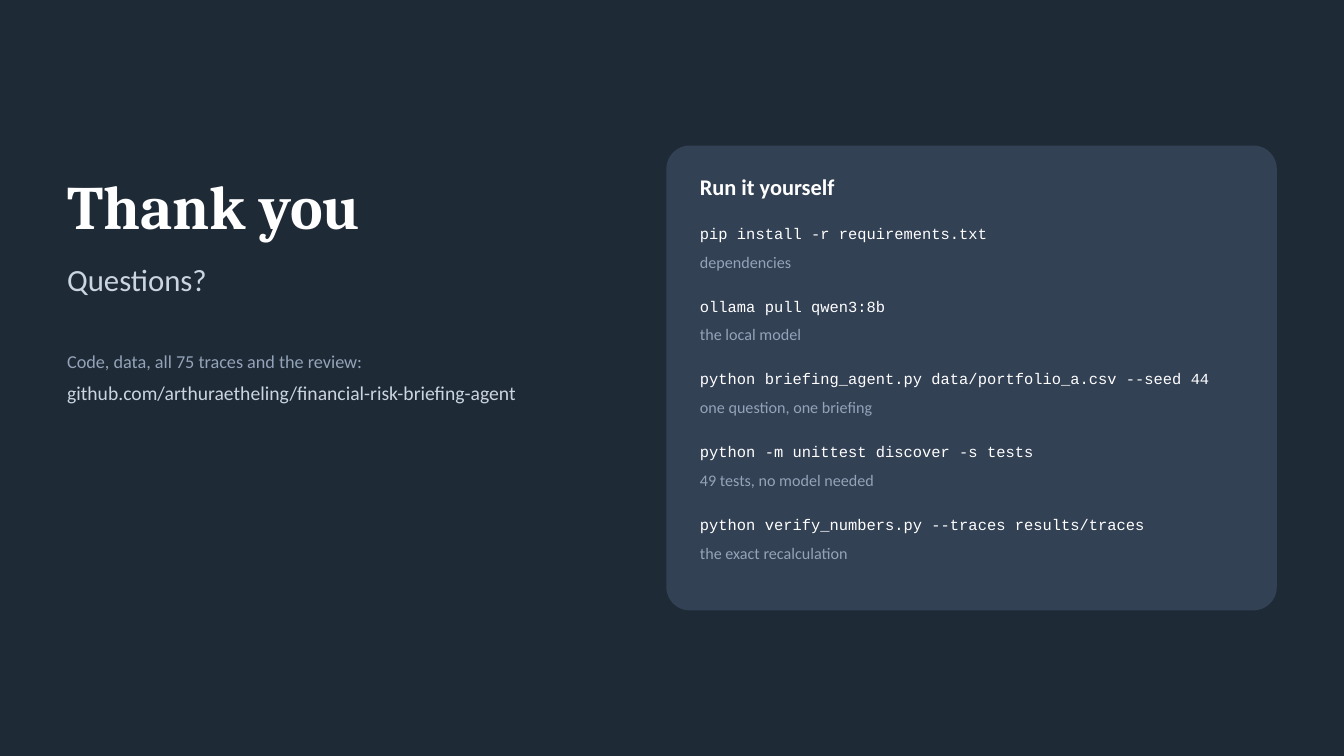
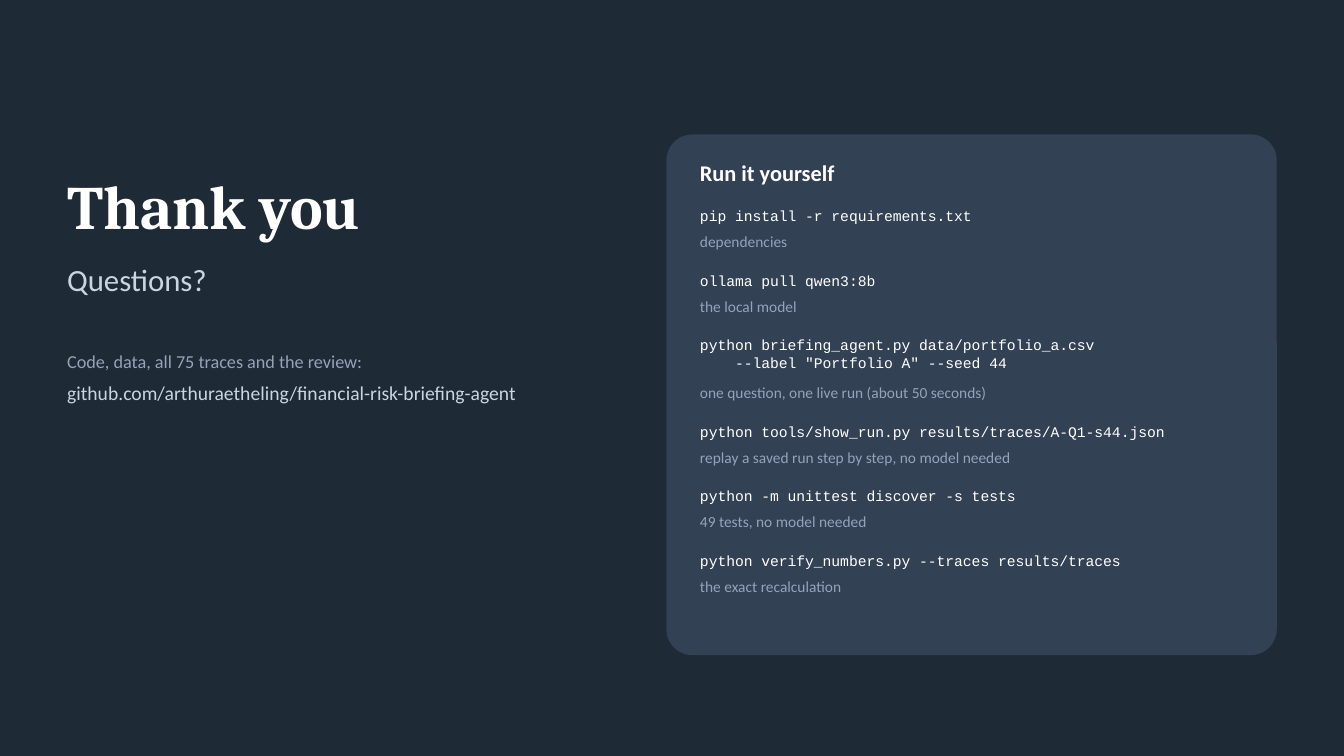
Before and after one commit to arthuraetheling/financial-risk-briefing-agent, a slide deck: slide 11 of docs/Financial_Risk_Briefing_Agent_Presentation.pptx. Drawn at 1344x756 pixels with LibreOffice and Linux fonts; fonts in the diff are those of the drawing. Boxes give left, top, right and bottom in pixels: in the first picture for what was removed or moved away, otherwise in the second. Text is boxed around its words. In the diff, an @@ line names an element or a change of style, - is before the commit and + after.

Commit message:
Correct the slides and the project document, add a replay script
Slides and project document:
- Sell question: none of the 15 first answers declined; 11 were sent back for
  that and 4 for their format first. All 15 accepted answers decline.
- "418 items in the tool results" instead of "418 tool results".
- The Portfolio B example is labeled seed 44, with its record (the only one of
  five B runs without an error).
- Tool choice is no longer counted as evidence: Q1 to Q4 follow a rule in the
  prompt, and Q5 changed between evaluation runs.
- The five questions behind the 15 cases, and short definitions of the terms.
- The run-it-yourself commands include --label and the replay script.

tools/show_run.py prints a saved run step by step, as a live run does,
without calling the model.

README and document: run_demo.py --out my_run, so a rerun does not replace
the reported results.

```diff
--- a/docs/Financial_Risk_Briefing_Agent_Presentation.pptx
+++ b/docs/Financial_Risk_Briefing_Agent_Presentation.pptx
@@ rounded rectangle: place and size @@
-rounded rectangle at bbox=[666, 145, 1277, 610]
+rounded rectangle at bbox=[666, 134, 1277, 655]
@@ text "Run it yourself": place and size @@
-text "Run it yourself" at bbox=[700, 179, 835, 199]
+text "Run it yourself" at bbox=[700, 165, 835, 185]
@@ text "pip install -r requirements.txt": place and size @@
-text "pip install -r requirements.txt" at bbox=[700, 228, 987, 242]
+text "pip install -r requirements.txt" at bbox=[700, 211, 971, 224]
@@ text "dependencies": place and size @@
-text "dependencies" at bbox=[700, 257, 791, 271]
+text "dependencies" at bbox=[700, 236, 787, 250]
@@ text "the local model": place and size @@
-text "the local model" at bbox=[700, 329, 801, 340]
+text "the local model" at bbox=[700, 301, 797, 312]
@@ text "ollama pull qwen3:8b": place and size @@
-text "ollama pull qwen3:8b" at bbox=[700, 301, 885, 315]
+text "ollama pull qwen3:8b" at bbox=[700, 275, 875, 289]
@@ text at bbox=[700, 339, 1094, 368]: text changed; size 11 to 10.5 pt @@
-python briefing_agent.py data/portfolio_a.csv --seed 44
+python briefing_agent.py data/portfolio_a.csv
+--label "Portfolio A" --seed 44
@@ text at bbox=[700, 387, 986, 401]: text changed; size 11.5 to 11 pt @@
-one question, one briefing
+one question, one live run (about 50 seconds)
@@ text added at bbox=[700, 426, 1164, 440], 10.5 pt, text #FFFFFF @@
+python tools/show_run.py results/traces/A-Q1-s44.json
@@ text added at bbox=[700, 452, 1010, 466], 11 pt, text #94A3B8 @@
+replay a saved run step by step, no model needed
@@ size 11 to 10.5 pt in 4 elements at bbox=[700, 211, 971, 224], bbox=[700, 275, 875, 289], bbox=[700, 555, 1121, 569], bbox=[700, 491, 1016, 504] @@
@@ text "python -m unittest discover -s ...": place and size @@
-text "python -m unittest discover -s ..." at bbox=[700, 446, 1033, 460]
+text "python -m unittest discover -s ..." at bbox=[700, 491, 1016, 504]
@@ size 11.5 to 11 pt in 4 elements at bbox=[700, 236, 787, 250], bbox=[700, 301, 797, 312], bbox=[700, 581, 841, 592], bbox=[700, 516, 866, 529] @@
@@ text "49 tests, no model needed": place and size @@
-text "49 tests, no model needed" at bbox=[700, 475, 873, 488]
+text "49 tests, no model needed" at bbox=[700, 516, 866, 529]
@@ text "python verify_numbers.py --traces results/traces": place and size @@
-text "python verify_numbers.py --traces results/traces" at bbox=[700, 519, 1145, 533]
+text "python verify_numbers.py --traces results/traces" at bbox=[700, 555, 1121, 569]
@@ text "the exact recalculation": place and size @@
-text "the exact recalculation" at bbox=[700, 548, 848, 559]
+text "the exact recalculation" at bbox=[700, 581, 841, 592]
```
Also in this commit, not shown: 5 other slides changed, 4 other files.
